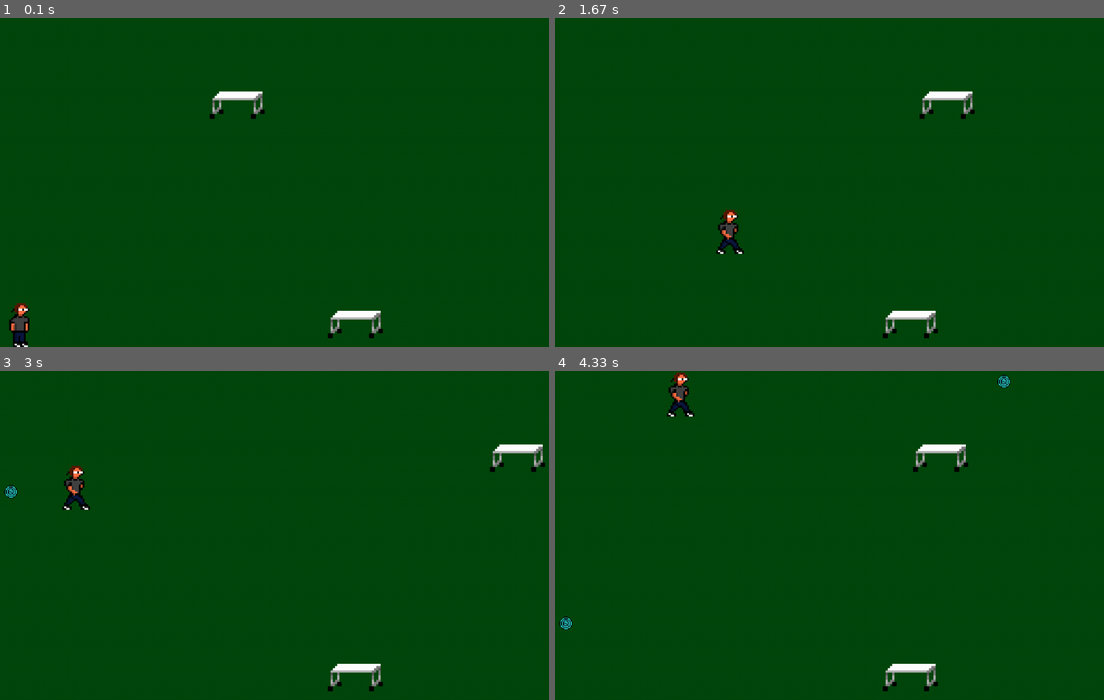
Above: before the commit, frames 1-4 (two rows, left to right).
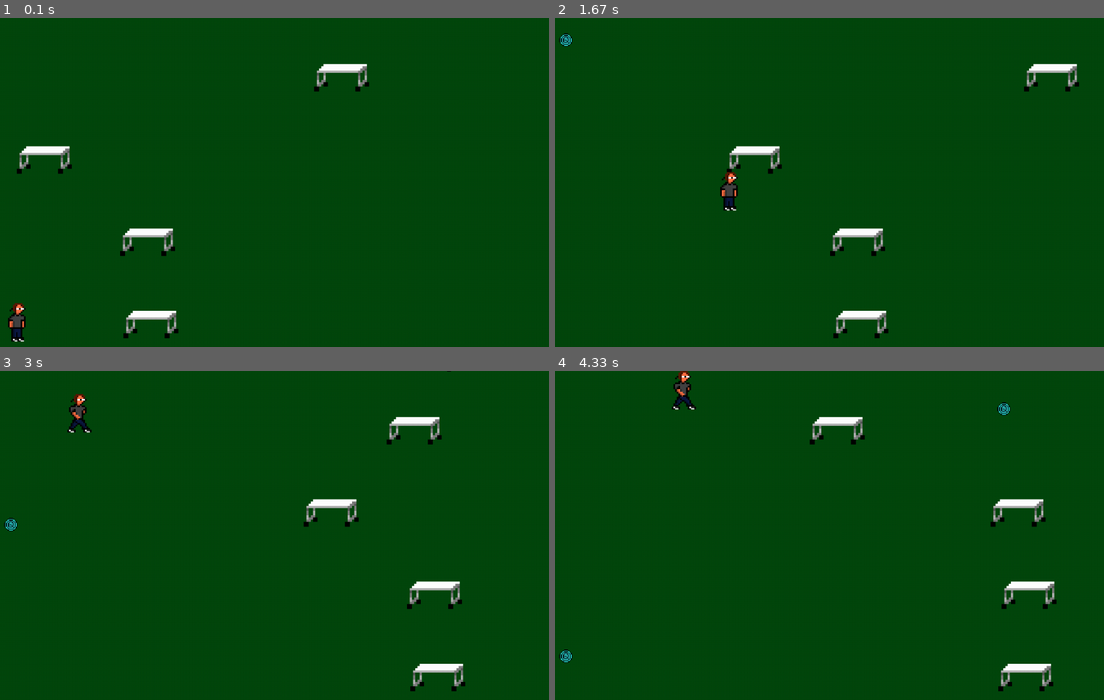
Above: after the commit, the same moments.

Repository: DeLucca990/Projeto_Final_Dsoft
Game: pygame game, started from jogo_pygame.py
The game is run twice, just before and just after one commit, with the same random seed, the same clock (stepped at 60 frames per second) and the same inputs.
Inputs:
- Up to frame 1 (0.1 s): no input
- Up to frame 2 (1.67 s): tap Space at 0.33, 0.73, 1.03, 1.23, 1.53 s; hold Right 0.67-1.13 s; hold Right 1.17-1.63 s
- Up to frame 3 (3 s): hold Left 1.67-2.2 s; tap Space at 1.73, 2.03, 2.3, 2.6, 2.73 s; hold Left 2.23-2.63 s; hold Right from 2.67 s (still down)
- Up to frame 4 (4.33 s): tap Space at 3.03, 3.4, 3.7, 3.9, 4.2 s; release Right at 3.3 s; hold Left 3.33-3.8 s; hold Right 3.83-4.3 s

The runs differ from the first frame. In frame 1, 2.6% of the frame differs, in the area x 1-70%, y 13-100%; in frame 2, 3.0%; in frame 3, 3.1%, in the area x 0-100%, y 0-98%; in frame 4, 3.0%.

Commit message:
Adiconando mais arremessáveis ao jogo

Diff:
--- a/arremessaveis_class.py
+++ b/arremessaveis_class.py
@@ -14,6 +14,69 @@
 
     def update(self, *args):
         self.rect.y += self.speed
-
         if self.rect.bottom>700:
             self.kill()
+
+class Ep1(pygame.sprite.Sprite):
+    def __init__(self, *groups):
+        super().__init__(*groups)
+
+        self.image=pygame.image.load('img/ep1.png')
+        self.image=pygame.transform.scale(self.image,[25,25])
+        self.rect=pygame.Rect(50,50,100,100)
+        self.speed= 1 + random.random()*2
+        self.rect.y= 0 - random.randint(1,200)
+        self.rect.x= random.randint(1,1000)
+
+    def update(self, *args):
+        self.rect.y += self.speed
+        if self.rect.bottom>700:
+            self.kill()
+
+class Ep2(pygame.sprite.Sprite):
+    def __init__(self, *groups):
+        super().__init__(*groups)
+
+        self.image=pygame.image.load('img/ep2.png')
+        self.image=pygame.transform.scale(self.image,[25,25])
+        self.rect=pygame.Rect(50,50,100,100)
+        self.speed= 1 + random.random()*2
+        self.rect.y= 0 - random.randint(1,200)
+        self.rect.x= random.randint(1,1000)
+
+    def update(self, *args):
+        self.rect.y += self.speed
+        if self.rect.bottom>700:
+            self.kill()
+
+class Marcio(pygame.sprite.Sprite):
+    def __init__(self, *groups):
+        super().__init__(*groups)
+
+        self.image=pygame.image.load('img/marcio.png')
+        self.image=pygame.transform.scale(self.image,[25,25])
+        self.rect=pygame.Rect(50,50,100,100)
+        self.speed= 1 + random.random()*2
+        self.rect.y= 0 - random.randint(1,200)
+        self.rect.x= random.randint(1,1000)
+
+    def update(self, *args):
+        self.rect.y += self.speed
+        if self.rect.bottom>700:
+            self.kill()
+
+class Pedro(pygame.sprite.Sprite):
+    def __init__(self, *groups):
+        super().__init__(*groups)
+
+        self.image=pygame.image.load('img/pedro.png')
+        self.image=pygame.transform.scale(self.image,[25,25])
+        self.rect=pygame.Rect(50,50,100,100)
+        self.speed= 1 + random.random()*2
+        self.rect.y= 0 - random.randint(1,200)
+        self.rect.x= random.randint(1,1000)
+
+    def update(self, *args):
+        self.rect.y += self.speed
+        if self.rect.bottom>700:
+            self.kill()
--- a/jogo_pygame.py
+++ b/jogo_pygame.py
@@ -1,7 +1,7 @@
 import pygame
 import random
 from personagens_class import *
-from arremessaveis_class import Quizz
+from arremessaveis_class import *
 from plataforma_class import *
 
 #Iniciando o Game:
@@ -15,15 +15,16 @@
 
 #Objetos:
 grupo_de_play=pygame.sprite.Group()
-grupo_de_arre=pygame.sprite.Group()
+grupo_de_ep=pygame.sprite.Group()
+grupo_de_quizz=pygame.sprite.Group()
+grupo_de_vida=pygame.sprite.Group()
 grupo_de_plataforma=pygame.sprite.Group()
-
-for pos_inicial in range (100,400,300):
-    plat_movel=Plataforma(pos_inicial)
+                         #ini  #fim #gap
+for pos_inicial in range (50,1000,150):
+    pos_x=random.randint(10,900)
+    plat_movel=Plataforma(pos_x,pos_inicial)
     grupo_de_plataforma.add(plat_movel)
 
-plat_fix=Plataforma2()
-grupo_de_plataforma.add(plat_fix)
 
 jogador=Personagem()
 grupo_de_play.add(jogador)
@@ -44,13 +45,21 @@
     grupo_de_play.update()
     grupo_de_plataforma.update()
     timer+=1
-    if timer>30:
+    if timer>20:
         timer=0
         if random.random()<0.3:
-            novo_quizz=Quizz(grupo_de_play,grupo_de_arre)
+            novo_quizz=Quizz(grupo_de_play,grupo_de_quizz)
+        if random.random()<0.1:
+            novo_ep1=Ep1(grupo_de_play,grupo_de_ep)
+            novo_ep2=Ep2(grupo_de_play,grupo_de_ep)
+        if random.random()<0.001:
+            novo_pedro=Pedro(grupo_de_play,grupo_de_vida)
+            novo_marcio=Marcio(grupo_de_play,grupo_de_vida)
 
     #Colisões:
-    colisao_jogador_arre=pygame.sprite.spritecollide(jogador,grupo_de_arre,True,pygame.sprite.collide_mask)
+    colisao_jogador_quizz=pygame.sprite.spritecollide(jogador,grupo_de_quizz,True,pygame.sprite.collide_mask)
+    colisao_jogador_ep=pygame.sprite.spritecollide(jogador,grupo_de_ep,True,pygame.sprite.collide_mask)
+    colisao_jogador_vida=pygame.sprite.spritecollide(jogador,grupo_de_vida,True,pygame.sprite.collide_mask)
     colisao_jogador_mesa=pygame.sprite.spritecollide(jogador,grupo_de_plataforma,False,pygame.sprite.collide_mask)
     for plataforma in colisao_jogador_mesa:
         if jogador.horizontal_state=='left':
@@ -61,6 +70,9 @@
             jogador.rect.y-=2
             jogador.vel_y=2
             jogador.rect.x+=plataforma.vel_x
+        if jogador.vertical_state=='pulando':
+            jogador.rect.y+=-2
+            jogador.vel_y=+2
 
     #Draw:
     window.fill((4,71 ,13))
--- a/personagens_class.py
+++ b/personagens_class.py
@@ -7,7 +7,7 @@
         pygame.sprite.Sprite.__init__(self)
         self.lado='parado direita'
         self.image=pygame.image.load('img/pulga_parado_d.png')
-        self.image=pygame.transform.scale(self.image,[80,80])
+        self.image=pygame.transform.scale(self.image,[70,70])
         self.rect=pygame.Rect(0,600,100,100)
         self.vel_x=0
         self.vel_y=0
@@ -19,8 +19,8 @@
             if event.key==pygame.K_SPACE:
                 self.lado='pulando'
                 self.image=pygame.image.load('img/pulga_pulo.png')
-                self.image=pygame.transform.scale(self.image,[80,80])
-                self.vel_y=-3
+                self.image=pygame.transform.scale(self.image,[70,70])
+                self.vel_y=-4
                 self.vertical_state = 'pulando'
 
     def update(self,*args):
@@ -28,20 +28,20 @@
         if keys[pygame.K_a] or keys[pygame.K_LEFT]:
             self.lado='esquerda'
             self.image=pygame.image.load('img/pulga_esquerda.png')
-            self.image=pygame.transform.scale(self.image,[80,80])
+            self.image=pygame.transform.scale(self.image,[70,70])
             self.vel_x =-5
             self.horizontal_state = 'left'
         elif keys[pygame.K_d] or keys[pygame.K_RIGHT]:
             self.lado='direita'
             self.image=pygame.image.load('img/pulga_direita.png')
-            self.image=pygame.transform.scale(self.image,[80,80])
+            self.image=pygame.transform.scale(self.image,[70,70])
             self.vel_x = 5
             self.horizontal_state = 'right'
         else:
             self.lado='parado direita'
             if self.vertical_state == 'caindo':
                 self.image=pygame.image.load('img/pulga_parado_d.png')
-                self.image=pygame.transform.scale(self.image,[80,80])
+                self.image=pygame.transform.scale(self.image,[70,70])
             self.vel_x=0
             self.horizontal_state = 'none'
 
--- a/plataforma_class.py
+++ b/plataforma_class.py
@@ -3,21 +3,13 @@
 import pygame
 
 class Plataforma(pygame.sprite.Sprite):
-    def __init__(self,pos_y):
+    def __init__(self,pos_x,pos_y):
         pygame.sprite.Sprite.__init__(self)
         self.image=pygame.image.load('img/mesa.png')
         self.image=pygame.transform.scale(self.image,[100,100])
-        self.rect=pygame.Rect(random.randint(10,500),pos_y,200,50)
+        self.rect=pygame.Rect(pos_x,pos_y,200,50)
         self.vel_x=3
     def update(self,*args):
         if self.rect.x>=900 or self.rect.x<10:
             self.vel_x*=-1
         self.rect.left+=self.vel_x
-
-class Plataforma2(pygame.sprite.Sprite):
-    def __init__(self):
-        pygame.sprite.Sprite.__init__(self)
-        self.image=pygame.image.load('img/mesa.png')
-        self.image=pygame.transform.scale(self.image,[100,100])
-        self.rect=pygame.Rect(600,500,50,50)
-        self.vel_x=0
